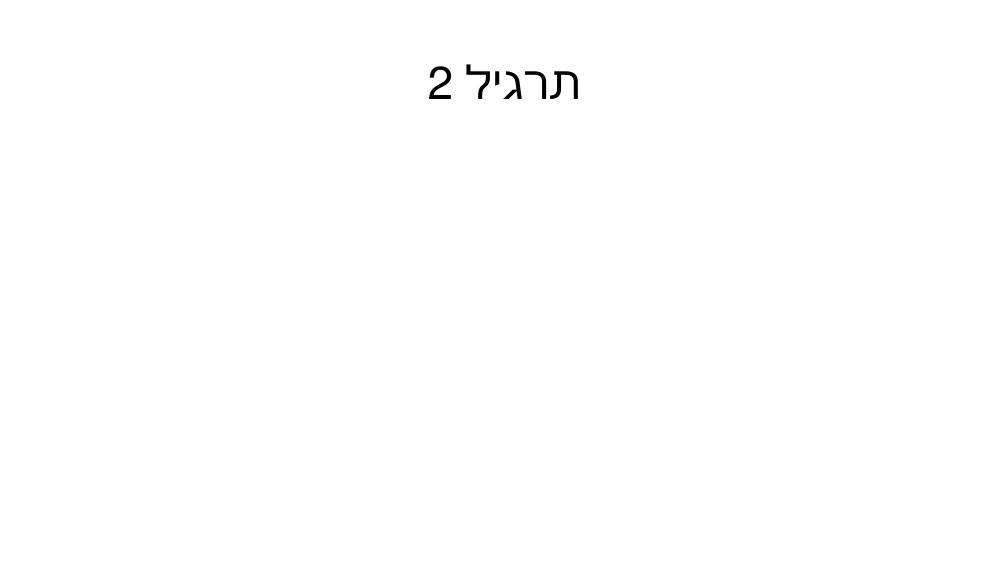
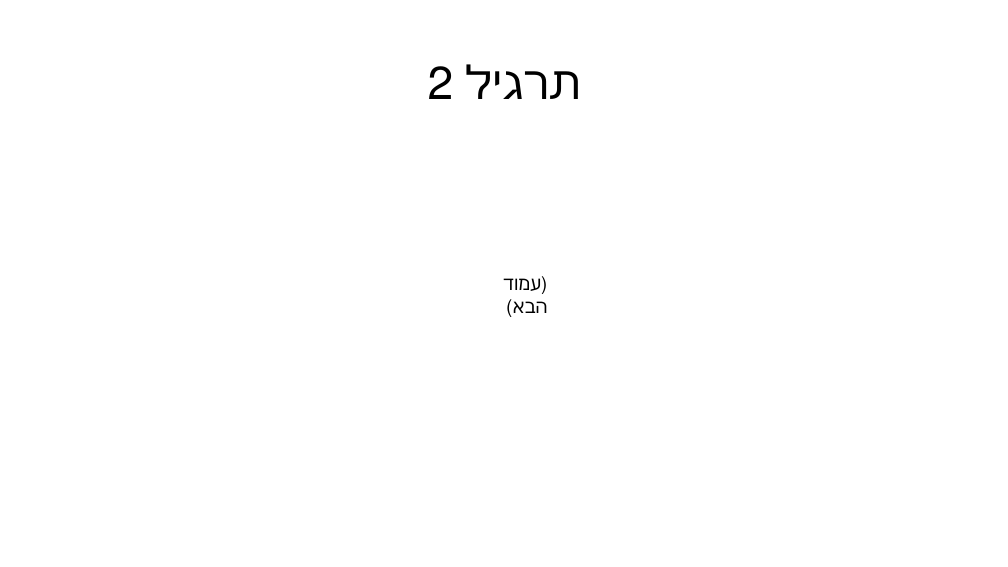
Before and after one commit to avivwachman/objectArray, a slide deck: slide 6 of ToDo.pptx. Drawn at 1008x567 pixels with LibreOffice and Linux fonts; fonts in the diff are those of the drawing. Boxes give left, top, right and bottom in pixels: in the first picture for what was removed or moved away, otherwise in the second. Text is boxed around its words. In the diff, an @@ line names an element or a change of style, - is before the commit and + after.

```diff
--- a/ToDo.pptx
+++ b/ToDo.pptx
@@ text added at [503, 276, 547, 317], 18 pt, text #000000 @@
+(עמוד הבא)
```
Also in this commit, not shown: 1 other slide changed, 4 other files.
